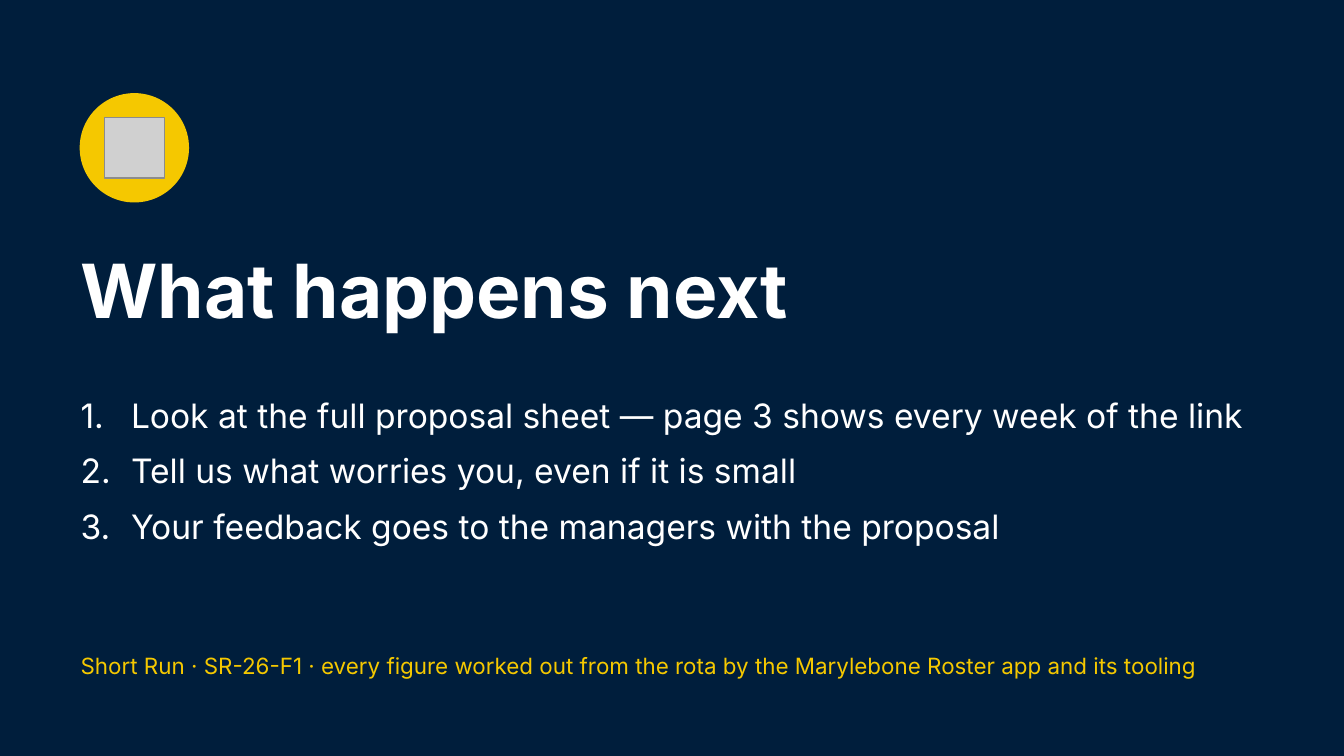
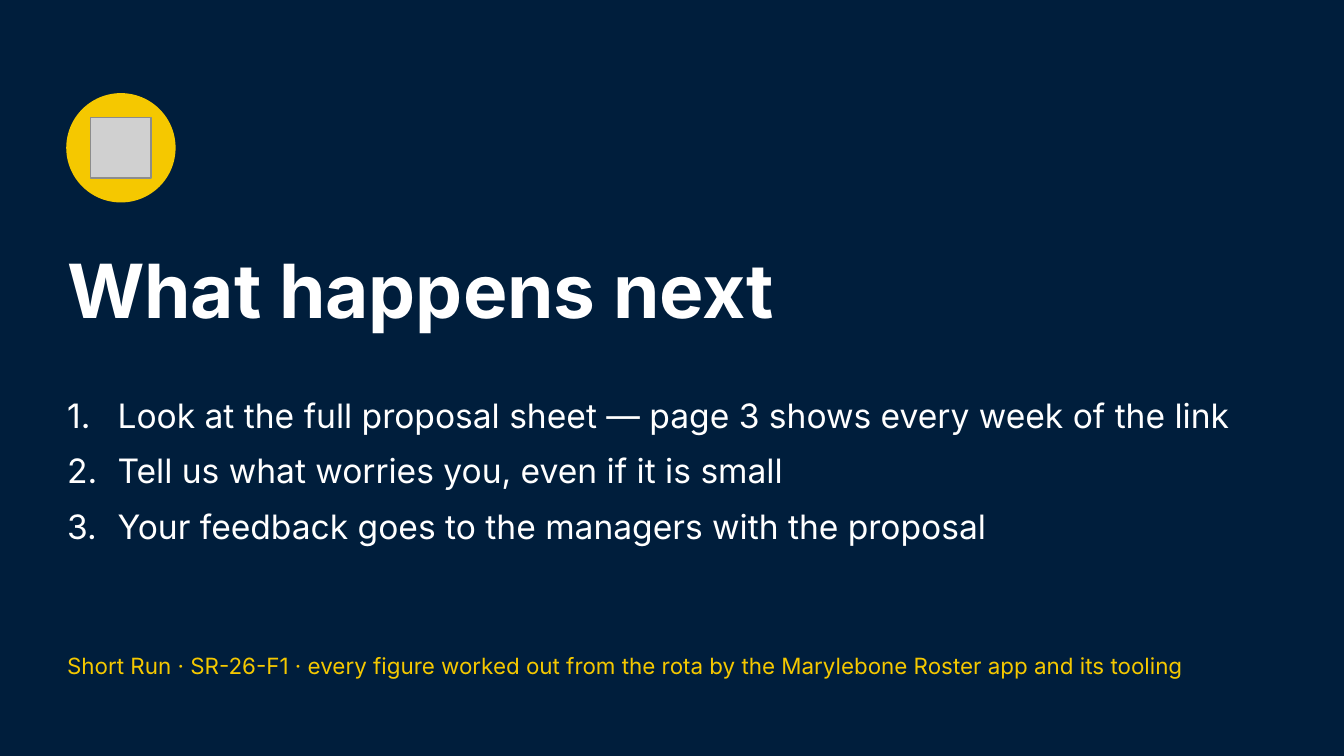
Before and after one commit to Garethdavidmiller/roster-app, a slide deck: slide 15 of docs/links-26/presentations/Short-Run-for-colleagues.pptx. Drawn at 1344x756 pixels with LibreOffice and Linux fonts; fonts in the diff are those of the drawing; grey boxes stand for pictures. Boxes give left, top, right and bottom in pixels: in the first picture for what was removed or moved away, otherwise in the second. Text is boxed around its words. In the diff, an @@ line names an element or a change of style, - is before the commit and + after.

```diff
--- a/docs/links-26/presentations/Short-Run-for-colleagues.pptx
+++ b/docs/links-26/presentations/Short-Run-for-colleagues.pptx
@@ 3 texts, 1 picture, 1 ellipse moved together from (x1=81, y1=94, x2=1242, y2=679) to (x1=67, y1=94, x2=1229, y2=679) @@
```
Also in this commit, not shown: 3 other slides changed, 40 other files.
